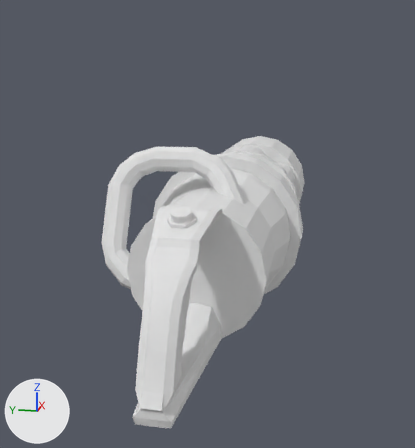
Two versions of the Blender file Brutaldoom_blend_files/_Meatgrinder/CHAING.blend, one commit apart.
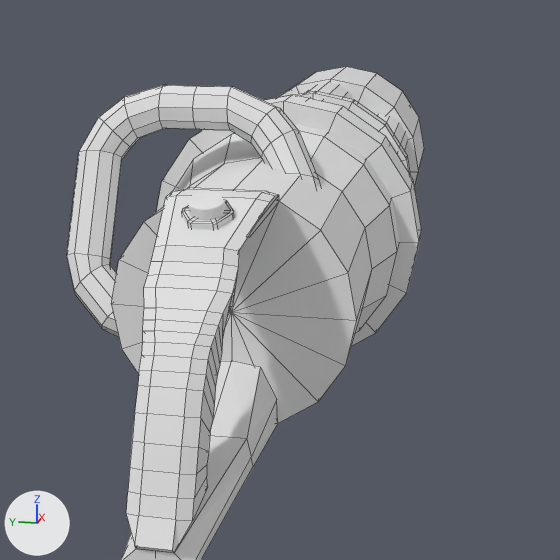
Old and new are each drawn whole from a camera (50 mm lens) standing at (-25.2, -14.3, 13.0) and looking at (62.6, 3.3, -9.0) and again close up on the part from 15% to 92% of the width and 22% to 93% of the height. Arrows for +X, +Y and +Z are at lower left; the lights stay in place. The close-ups show mesh edges as thin lines.
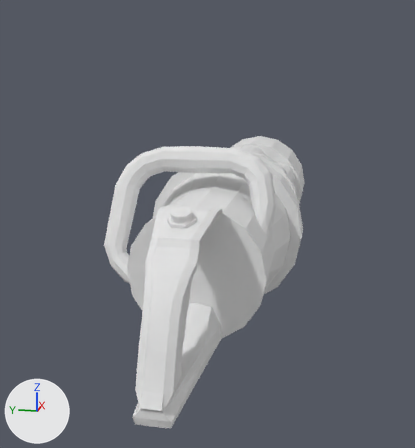
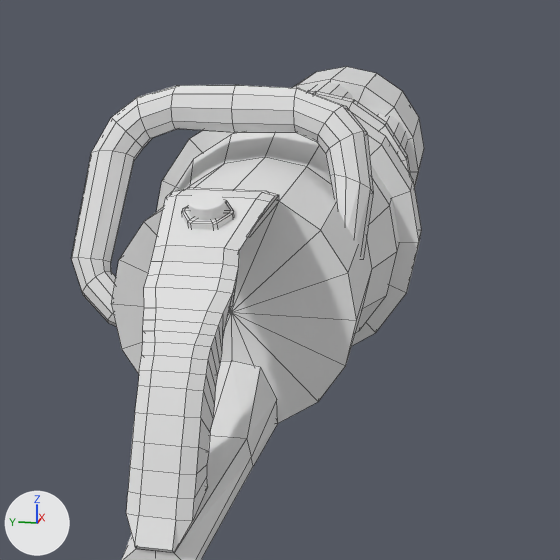
The newer file is also turned or shifted as a whole; pictures and numbers use the older file's frame.

Boxes [x1, y1, x2, y2] around the edits, measured in the close-ups (560 x 560 px):
'Cylinder.003', reshaped (19% wider)
    before: [67, 85, 320, 337]
    after: [71, 85, 373, 327]

The edits, one by one:
me_cylinder_002 is used by ob_cylinder_003; location (46.8, 6.0, -3.0); rotation (0.0, 0.436, 0.0), in degrees (0, 25, 0); scale (1.72, 1.72, 1.72).
me_cylinder_002 had 150 vertices, 140 faces and spanned x -0.95..0.95, y -7.0..4.68, z -7.33..4.83.
me_cylinder_002 now has 150 vertices, 140 faces and spans x -1.03..1.07, y -8.57..4.45, z -6.74..4.9.
me_cylinder_002 part 1: 150 of 150 vertices moved; they spanned x -0.95..0.95, y -7.0..4.68, z -7.33..4.83 and now span x -1.03..1.07, y -8.57..4.45, z -6.74..4.9; mean shift (0.0, -1.13, 0.0); largest move (-0.59, -5.05, 2.78) -> (-0.6, -8.05, 2.8).
